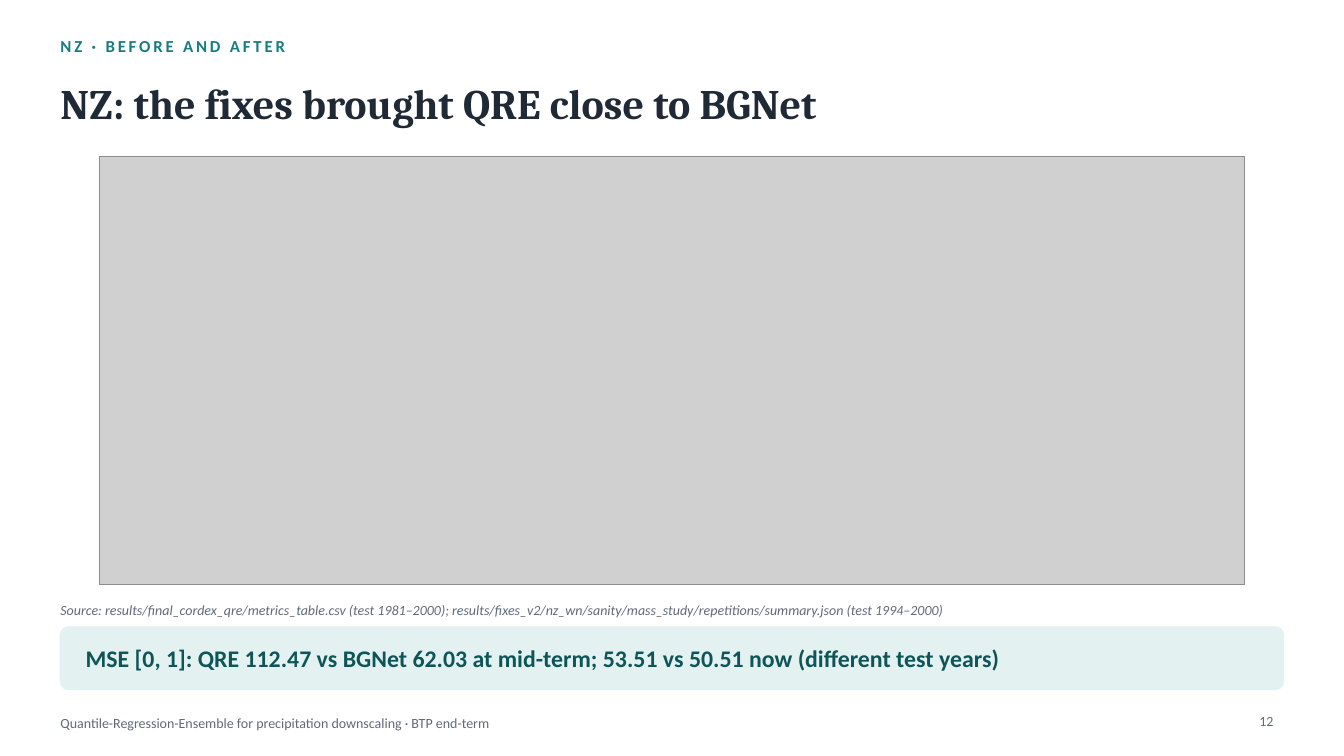
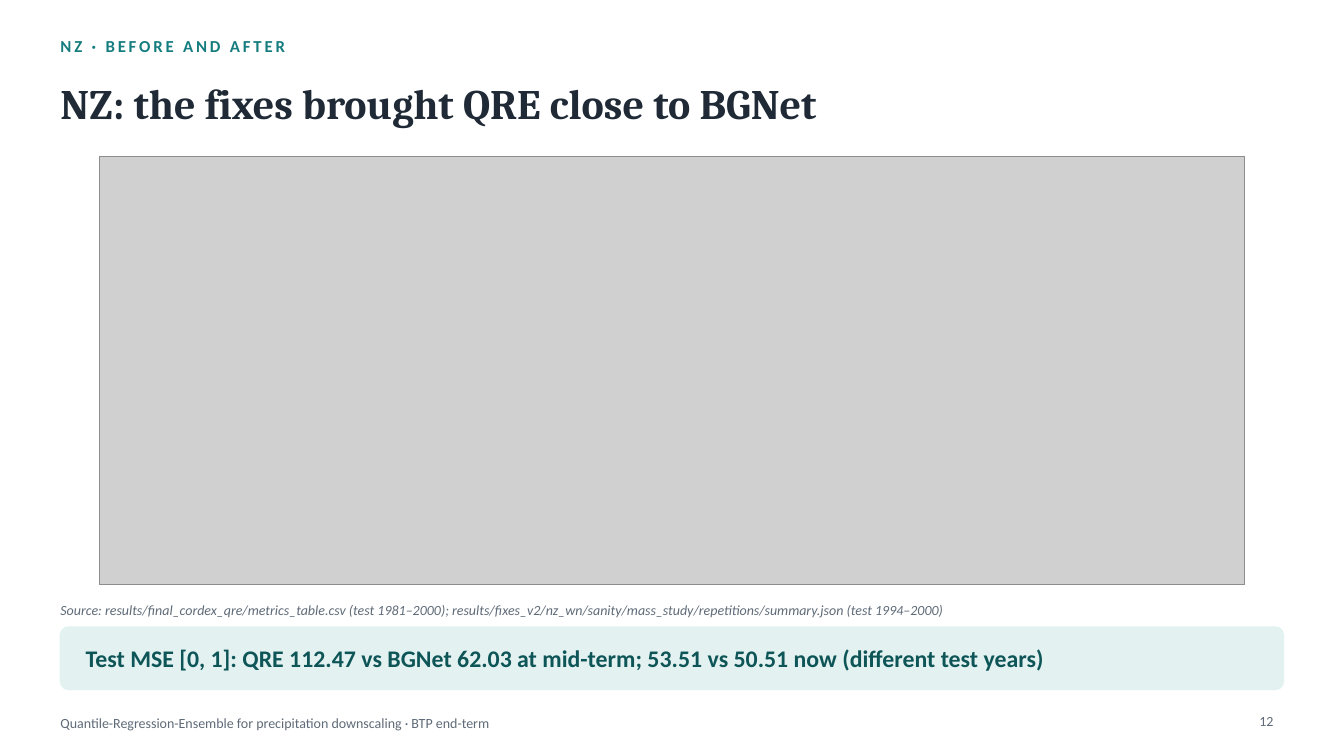
Before and after one commit to rajatjain3366/precipitation-downscaling, a slide deck: slide 12 of docs/presentation/BTP_endterm.pptx. Drawn at 1344x756 pixels with LibreOffice and Linux fonts; fonts in the diff are those of the drawing; grey boxes stand for pictures. Boxes give left, top, right and bottom in pixels: in the first picture for what was removed or moved away, otherwise in the second. Text is boxed around its words. In the diff, an @@ line names an element or a change of style, - is before the commit and + after.

```diff
--- a/docs/presentation/BTP_endterm.pptx
+++ b/docs/presentation/BTP_endterm.pptx
@@ text at [86,649,1044,671]: text changed @@
-MSE [0, 1]: QRE 112.47 vs BGNet 62.03 at mid-term; 53.51 vs 50.51 now (different test years)
+Test MSE [0, 1]: QRE 112.47 vs BGNet 62.03 at mid-term; 53.51 vs 50.51 now (different test years)
```
Also in this commit, not shown: 13 other slides changed, 7 other files.
